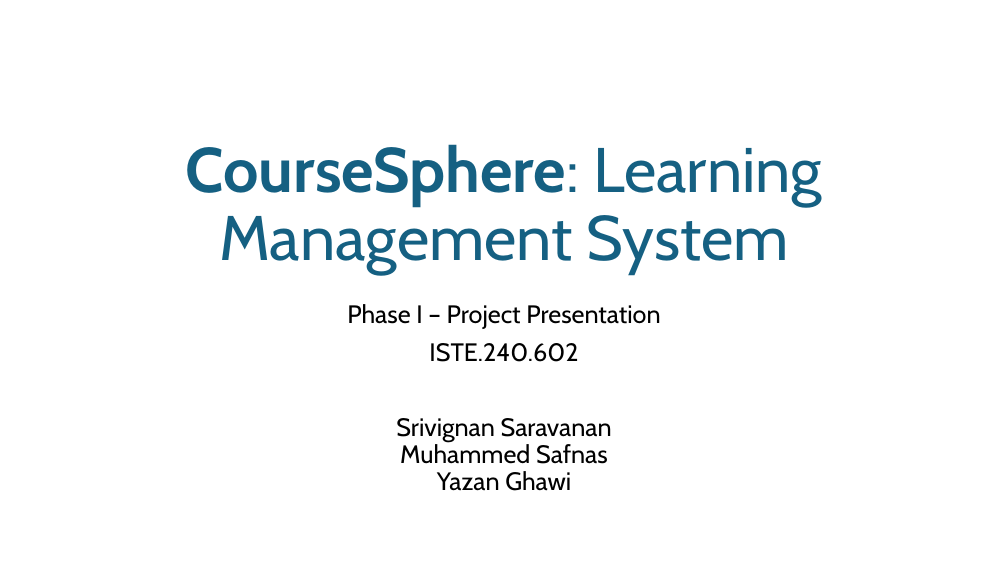
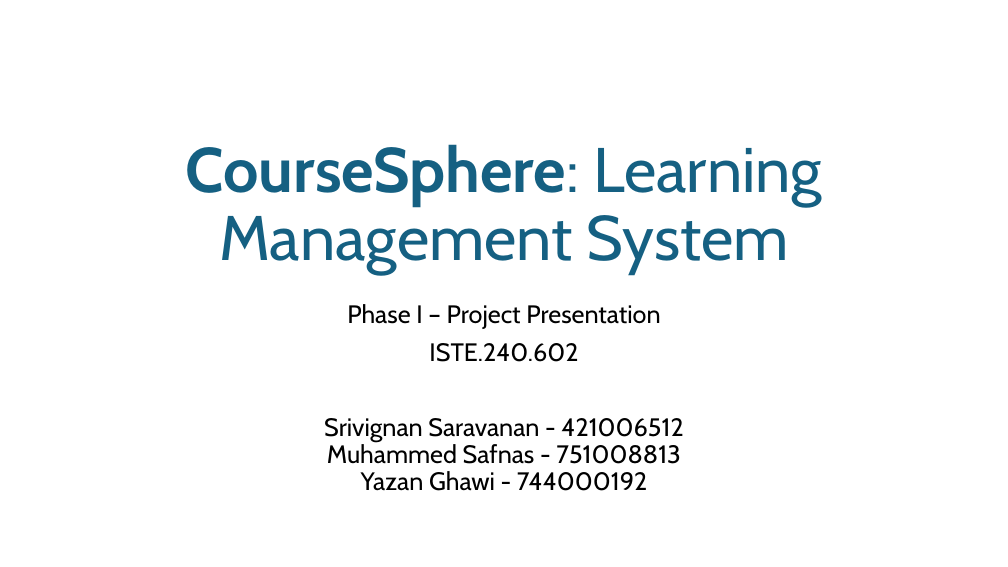
Before and after one commit to SriVignan123/ISTE240PROJECT, a slide deck: slide 1 of CourseSphere Presentation.pptx. Drawn at 1008x567 pixels with LibreOffice and Linux fonts; fonts in the diff are those of the drawing. Boxes give left, top, right and bottom in pixels: in the first picture for what was removed or moved away, otherwise in the second. Text is boxed around its words. In the diff, an @@ line names an element or a change of style, - is before the commit and + after.

```diff
--- a/CourseSphere Presentation.pptx
+++ b/CourseSphere Presentation.pptx
@@ subtitle at bbox=[324, 418, 683, 491]: text changed @@
-Srivignan Saravanan
-Muhammed Safnas
-Yazan Ghawi
+Srivignan Saravanan - 421006512
+Muhammed Safnas - 751008813
+Yazan Ghawi - 744000192
```
